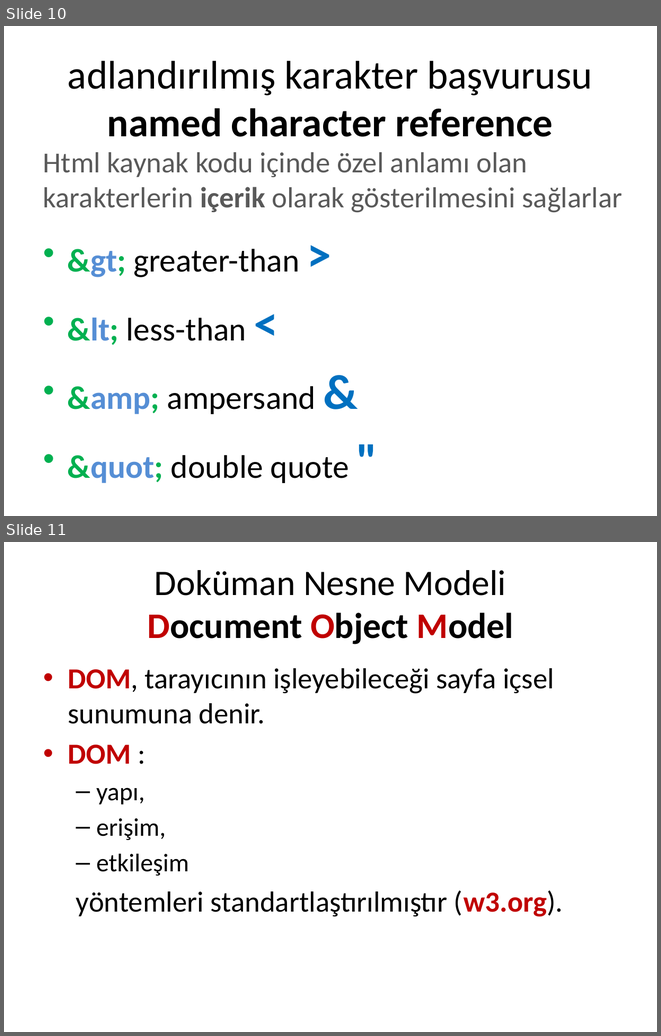
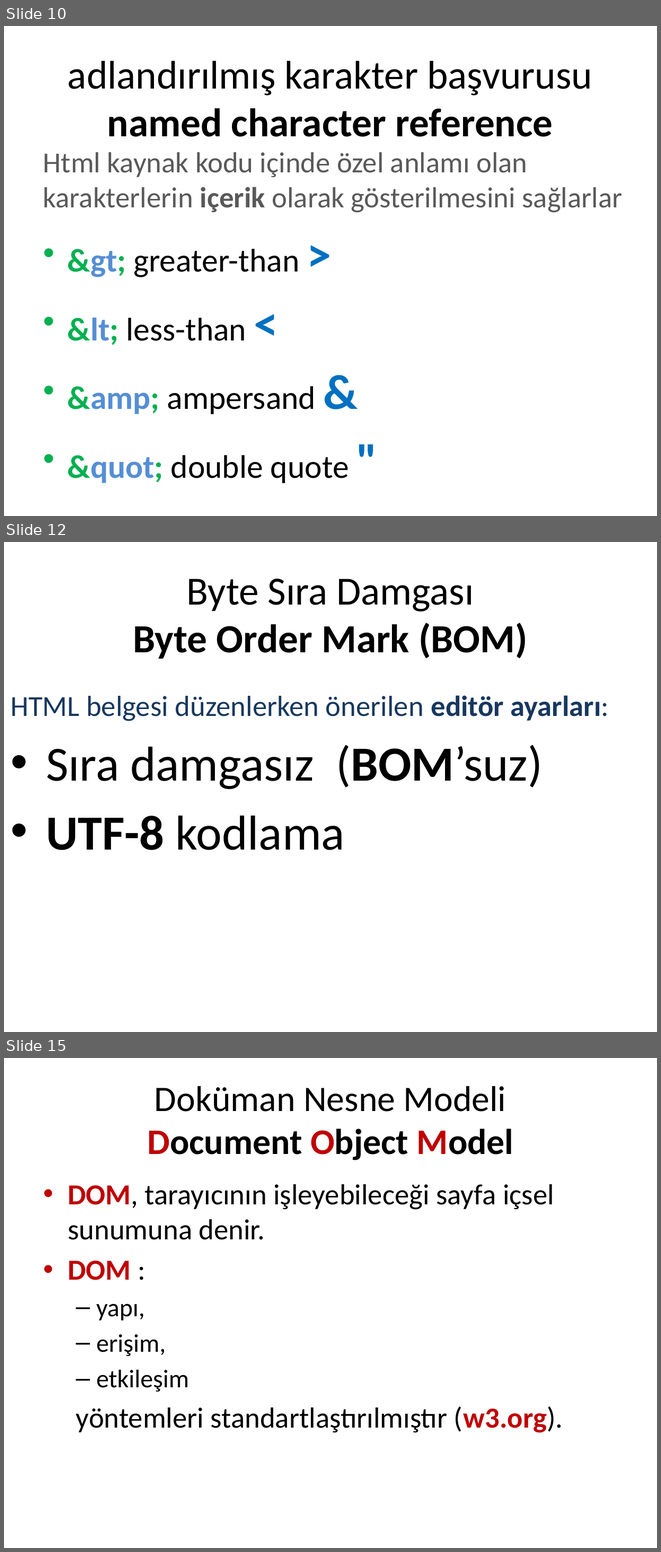
Before and after one commit to cemmerven/html, a slide deck: Html doküman yapısı.pptx. Shown one above the other, each under a label of ours: slides 10 and 11 before the commit, slides 10, 12 and 15 after it; the slides between them are not shown. The pictures are 661x1036 and 661x1552 pixels, drawn with LibreOffice and Linux fonts; fonts in the diff are those of the drawing. Boxes give left, top, right and bottom in pixels: in the first picture for what was removed or moved away, otherwise in the second. Text is boxed around its words. In the diff, an @@ line names an element or a change of style, - is before the commit and + after.

```diff
--- a/Html doküman yapısı.pptx
+++ b/Html doküman yapısı.pptx
@@ slide 12 added at <box>4,542,657,1032</box>, background #FFFFFF @@
@@ text added at <box>133,579,528,659</box>, 44 pt, text #000000, bold @@
+Byte Sıra Damgası
+Byte Order Mark (BOM)
@@ text added at <box>10,695,609,850</box>, 32 pt, text #17375E @@
+HTML belgesi düzenlerken önerilen editör ayarları:
+• Sıra damgasız (BOM’suz)
+• UTF-8 kodlama
@@ what was slide 11 is now slide 15 @@
```
Also in this commit, not shown: 3 other slides added, 1 other file.
